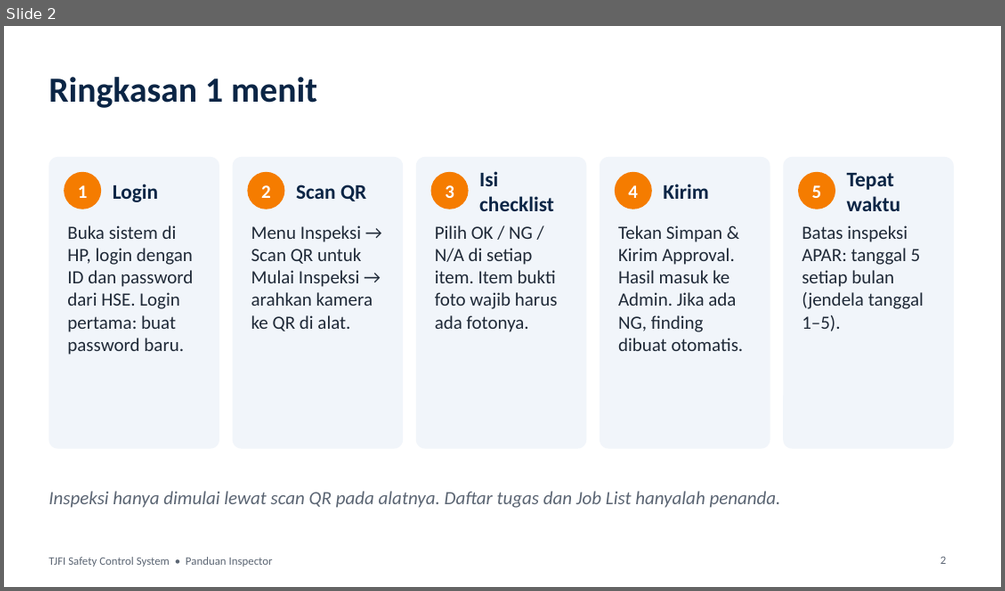
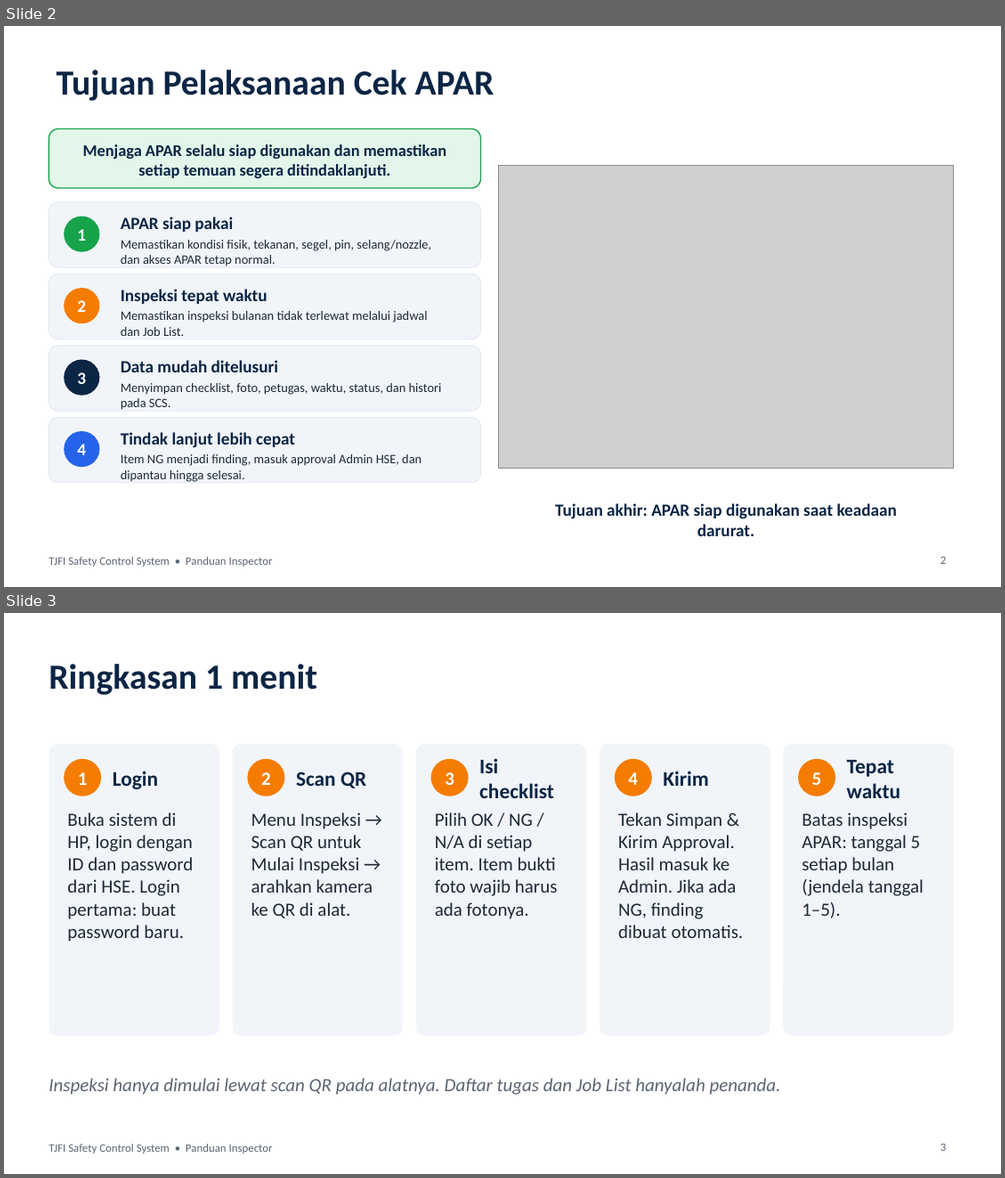
Before and after one commit to tjforge-hse/tjforge-hse.github.io, a slide deck: panduan-inspector.pptx. Shown one above the other, each under a label of ours: slide 2 before the commit, slides 2 and 3 after it. The pictures are 1005x591 and 1005x1178 pixels, drawn with LibreOffice and Linux fonts; fonts in the diff are those of the drawing; grey boxes stand for pictures. Boxes give left, top, right and bottom in pixels: in the first picture for what was removed or moved away, otherwise in the second. Text is boxed around its words. In the diff, an @@ line names an element or a change of style, - is before the commit and + after.

```diff
--- a/panduan-inspector.pptx
+++ b/panduan-inspector.pptx
@@ slide 2 added at [4, 26, 1001, 587], background #FFFFFF; not listed: 1 template element that a slide beside it also shows @@
@@ text added at [57, 70, 494, 101], 34 pt, text #0B2545, bold @@
+Tujuan Pelaksanaan Cek APAR
@@ rounded rectangle added at [48, 129, 481, 188], fill #E3F6EA, outline #16A34A 1.13 pt @@
@@ text added at [83, 144, 446, 178], 15.8 pt, text #0B2545, bold @@
+Menjaga APAR selalu siap digunakan dan memastikan setiap temuan segera ditindaklanjuti.
@@ picture added at [498, 165, 953, 468] @@
@@ rounded rectangle added at [48, 201, 481, 267], fill #F1F5FA, outline #E2E8F0 0.75 pt @@
@@ ellipse added at [64, 216, 100, 252], fill #16A34A @@
@@ text added at [77, 229, 86, 240], 16.5 pt, text #FFFFFF, bold @@
+1
@@ text added at [121, 216, 233, 232], 16.5 pt, text #0B2545, bold @@
+APAR siap pakai
@@ text added at [121, 240, 431, 266], 12.4 pt, text #1F2937 @@
+Memastikan kondisi fisik, tekanan, segel, pin, selang/nozzle, dan akses APAR tetap normal.
@@ rounded rectangle added at [48, 273, 481, 339], fill #F1F5FA, outline #E2E8F0 0.75 pt @@
@@ ellipse added at [64, 288, 100, 323], fill #F57C00 @@
@@ text added at [121, 289, 267, 304], 16.5 pt, text #0B2545, bold @@
+Inspeksi tepat waktu
@@ text added at [77, 300, 86, 312], 16.5 pt, text #FFFFFF, bold @@
+2
@@ text added at [121, 311, 427, 336], 12.4 pt, text #1F2937 @@
+Memastikan inspeksi bulanan tidak terlewat melalui jadwal dan Job List.
@@ rounded rectangle added at [48, 346, 481, 411], fill #F1F5FA, outline #E2E8F0 0.75 pt @@
@@ ellipse added at [64, 360, 100, 395], fill #0B2545 @@
@@ text added at [77, 372, 86, 384], 16.5 pt, text #FFFFFF, bold @@
+3
@@ text added at [121, 360, 279, 372], 16.5 pt, text #0B2545, bold @@
+Data mudah ditelusuri
@@ text added at [121, 383, 442, 410], 12.4 pt, text #1F2937 @@
+Menyimpan checklist, foto, petugas, waktu, status, dan histori pada SCS.
@@ rounded rectangle added at [48, 417, 481, 483], fill #F1F5FA, outline #E2E8F0 0.75 pt @@
@@ ellipse added at [64, 431, 100, 467], fill #2563EB @@
@@ text added at [77, 443, 86, 455], 16.5 pt, text #FFFFFF, bold @@
+4
@@ text added at [121, 432, 295, 448], 16.5 pt, text #0B2545, bold @@
+Tindak lanjut lebih cepat
@@ text added at [121, 454, 421, 482], 12.4 pt, text #1F2937 @@
+Item NG menjadi finding, masuk approval Admin HSE, dan dipantau hingga selesai.
@@ text added at [555, 503, 897, 536], 16.5 pt, text #0B2545, bold @@
+Tujuan akhir: APAR siap digunakan saat keadaan darurat.
@@ text added at [940, 556, 946, 564], 11 pt, text #5B6573 @@
+2
@@ what was slide 2 is now slide 3 @@
@@ page number at [940, 1143, 946, 1151]: text changed @@
-2
+3
```
Also in this commit, not shown: 10 slides changed, 1 other file.
